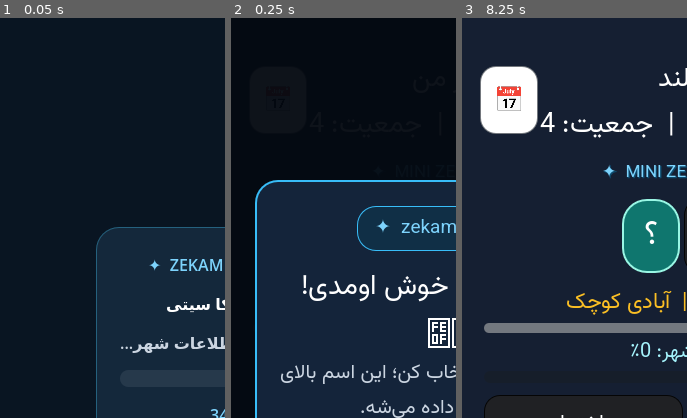
Above: before the commit, frames 1-3 (left to right).
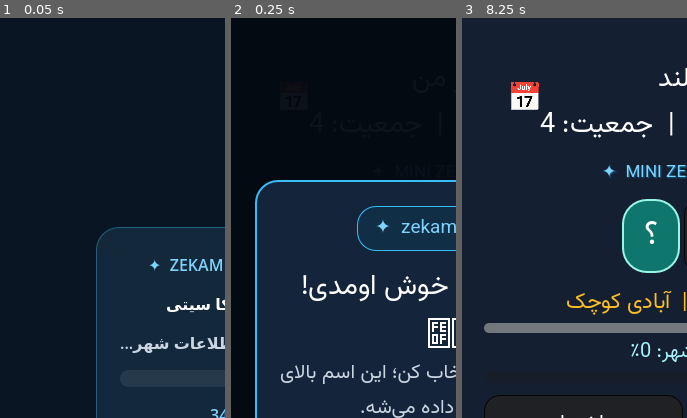
Above: after the commit, the same moments.

Repository: zekainstabot/mini-zeka-city
Game: Godot game, scene res://Main.tscn
Two runs of this game, one before a commit and one after it. Both use one fixed random seed, a clock stepped at 60 frames per second and the inputs below.
Inputs (mouse positions are % of the whole screen's width and height, from its top left):
- Up to frame 1 (0.05 s): no input
- Up to frame 2 (0.25 s): no input
- Up to frame 3 (8.25 s): click (50, 56) at 0.52 s; type "12" at 0.6 s; click "📅" at 1.25 s; click "☰" at 2 s; click "؟" at 2.75 s; click "شهر من" at 3.5 s; click "ساختمان" at 4.25 s; click "شهروندان" at 5 s; click "بانک" at 5.75 s; click "شهرداری 🔒" at 6.5 s; click "اقتصاد 🔒" at 7.25 s; click "بازار" at 8 s
The pictures show only the part of the screen within x 0-50%, y 0-50%; the shares and areas given below are measured in that part.

Frame 1 is identical in both runs. In frame 3, 3.8% of the frame differs, in the area x 8-35%, y 12-29%.

Commit message:
Display login rewards in a 4+3 calendar grid and restyle calendar shortcut

Diff:
--- a/scripts/Main.gd
+++ b/scripts/Main.gd
@@ -1139,17 +1139,20 @@
 	daily_reward_button.name = "DailyRewardCalendarButton"
 	daily_reward_button.text = "📅"
 	daily_reward_button.tooltip_text = "تقویم جایزه‌های ورود"
-	daily_reward_button.custom_minimum_size = Vector2(54, 52)
-	# Keep the calendar at the upper-left with enough inset from the phone edges.
+	daily_reward_button.custom_minimum_size = Vector2(66, 62)
+	# Keep the calendar near the upper-left, slightly inset and visually light.
 	daily_reward_button.layout_direction = Control.LAYOUT_DIRECTION_LTR
 	daily_reward_button.anchor_left = 0.0
 	daily_reward_button.anchor_top = 0.0
 	daily_reward_button.anchor_right = 0.0
 	daily_reward_button.anchor_bottom = 0.0
-	daily_reward_button.position = Vector2(18, 48)
+	daily_reward_button.position = Vector2(30, 48)
 	daily_reward_button.z_index = 15
-	_apply_font(daily_reward_button, 25)
+	_apply_font(daily_reward_button, 30)
 	_style_button(daily_reward_button, false)
+	var transparent_calendar_style = StyleBoxEmpty.new()
+	for style_name in ["normal", "hover", "pressed", "disabled", "focus"]:
+		daily_reward_button.add_theme_stylebox_override(style_name, transparent_calendar_style)
 	daily_reward_button.pressed.connect(_open_daily_reward_calendar)
 	add_child(daily_reward_button)
 
@@ -1219,10 +1222,13 @@
 	scroll.size_flags_vertical = Control.SIZE_EXPAND_FILL
 	scroll.horizontal_scroll_mode = ScrollContainer.SCROLL_MODE_DISABLED
 	layout.add_child(scroll)
-	var days_column = VBoxContainer.new()
-	days_column.size_flags_horizontal = Control.SIZE_EXPAND_FILL
-	days_column.add_theme_constant_override("separation", 7)
-	scroll.add_child(days_column)
+	# Seven reward tiles: four in the first row and three in the second.
+	var days_grid = GridContainer.new()
+	days_grid.columns = 4
+	days_grid.size_flags_horizontal = Control.SIZE_EXPAND_FILL
+	days_grid.add_theme_constant_override("h_separation", 7)
+	days_grid.add_theme_constant_override("v_separation", 7)
+	scroll.add_child(days_grid)
 	var rewards = game.get_login_reward_calendar()
 	var next_day = int(status.next_day)
 	var streak = int(status.streak)
@@ -1230,35 +1236,40 @@
 		var day = int(reward_data.day)
 		var claimed = (day == 7) if streak == 7 and next_day == 1 else (day <= streak)
 		var is_next = day == next_day
-		var row = PanelContainer.new()
-		var row_style = StyleBoxFlat.new()
-		row_style.bg_color = Color("#183b35") if claimed else (Color("#4a3715") if is_next and bool(status.can_claim) else Color("#1e293b"))
-		row_style.border_color = Color("#fbbf24") if day == 7 else (Color("#34d399") if claimed else Color("#475569"))
-		row_style.set_border_width_all(2 if day == 7 or is_next else 1)
-		row_style.set_corner_radius_all(12)
-		row_style.content_margin_left = 10
-		row_style.content_margin_right = 10
-		row_style.content_margin_top = 8
-		row_style.content_margin_bottom = 8
-		row.add_theme_stylebox_override("panel", row_style)
-		days_column.add_child(row)
-		var row_layout = HBoxContainer.new()
-		row_layout.add_theme_constant_override("separation", 8)
-		row.add_child(row_layout)
+		var tile = PanelContainer.new()
+		tile.custom_minimum_size = Vector2(0, 116)
+		tile.size_flags_horizontal = Control.SIZE_EXPAND_FILL
+		var tile_style = StyleBoxFlat.new()
+		tile_style.bg_color = Color("#183b35") if claimed else (Color("#4a3715") if is_next and bool(status.can_claim) else Color("#1e293b"))
+		tile_style.border_color = Color("#fbbf24") if day == 7 else (Color("#34d399") if claimed else Color("#475569"))
+		tile_style.set_border_width_all(2 if day == 7 or is_next else 1)
+		tile_style.set_corner_radius_all(12)
+		tile_style.content_margin_left = 4
+		tile_style.content_margin_right = 4
+		tile_style.content_margin_top = 7
+		tile_style.content_margin_bottom = 6
+		tile.add_theme_stylebox_override("panel", tile_style)
+		days_grid.add_child(tile)
+		var tile_layout = VBoxContainer.new()
+		tile_layout.alignment = BoxContainer.ALIGNMENT_CENTER
+		tile_layout.add_theme_constant_override("separation", 4)
+		tile.add_child(tile_layout)
 		var day_label = Label.new()
-		day_label.text = PersianText.reshaper("روز %d%s" % [day, "  👑" if day == 7 else ""])
-		day_label.custom_minimum_size = Vector2(78, 0)
-		_apply_font(day_label, 16)
+		day_label.text = PersianText.reshaper("روز %d%s" % [day, " 👑" if day == 7 else ""])
+		day_label.horizontal_alignment = HORIZONTAL_ALIGNMENT_CENTER
+		day_label.autowrap_mode = TextServer.AUTOWRAP_WORD_SMART
+		_apply_font(day_label, 13)
 		day_label.add_theme_color_override("font_color", Color("#fde68a") if day == 7 else Color("#f8fafc"))
-		row_layout.add_child(day_label)
+		tile_layout.add_child(day_label)
 		var prize_label = Label.new()
 		var item_text = "\n🏅 " + str(reward_data.get("item", "")) if reward_data.has("item") else ""
-		prize_label.text = PersianText.reshaper("%s\n%d سکه  +  %d XP%s" % [str(reward_data.title), int(reward_data.coins), int(reward_data.xp), item_text])
-		prize_label.size_flags_horizontal = Control.SIZE_EXPAND_FILL
+		prize_label.text = PersianText.reshaper("%d سکه\n%d XP%s" % [int(reward_data.coins), int(reward_data.xp), item_text])
+		prize_label.horizontal_alignment = HORIZONTAL_ALIGNMENT_CENTER
 		prize_label.autowrap_mode = TextServer.AUTOWRAP_WORD_SMART
-		_apply_font(prize_label, 14)
+		prize_label.size_flags_vertical = Control.SIZE_EXPAND_FILL
+		_apply_font(prize_label, 12)
 		prize_label.add_theme_color_override("font_color", Color("#ffffff"))
-		row_layout.add_child(prize_label)
+		tile_layout.add_child(prize_label)
 		var state_label = Label.new()
 		if claimed:
 			state_label.text = "✓"
@@ -1269,10 +1280,9 @@
 			state_label.text = "%02d:%02d" % [int(remain / 3600), int((remain % 3600) / 60)]
 		else:
 			state_label.text = "🔒"
-		state_label.custom_minimum_size = Vector2(64, 0)
 		state_label.horizontal_alignment = HORIZONTAL_ALIGNMENT_CENTER
 		_apply_font(state_label, 14)
-		row_layout.add_child(state_label)
+		tile_layout.add_child(state_label)
 	var footer = Label.new()
 	footer.horizontal_alignment = HORIZONTAL_ALIGNMENT_CENTER
 	footer.autowrap_mode = TextServer.AUTOWRAP_WORD_SMART
